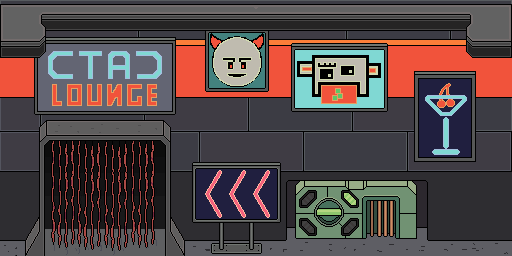
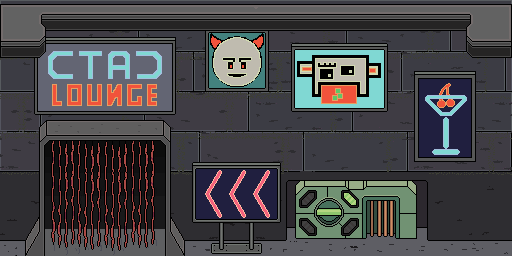
Comparing the layer stacks of the two 512 × 256 images. Changes:
hid "Neonbalken" over [0, 39, 512, 98]
added layer "dirt copy" in group "machineprop" over [0, 31, 512, 248]
